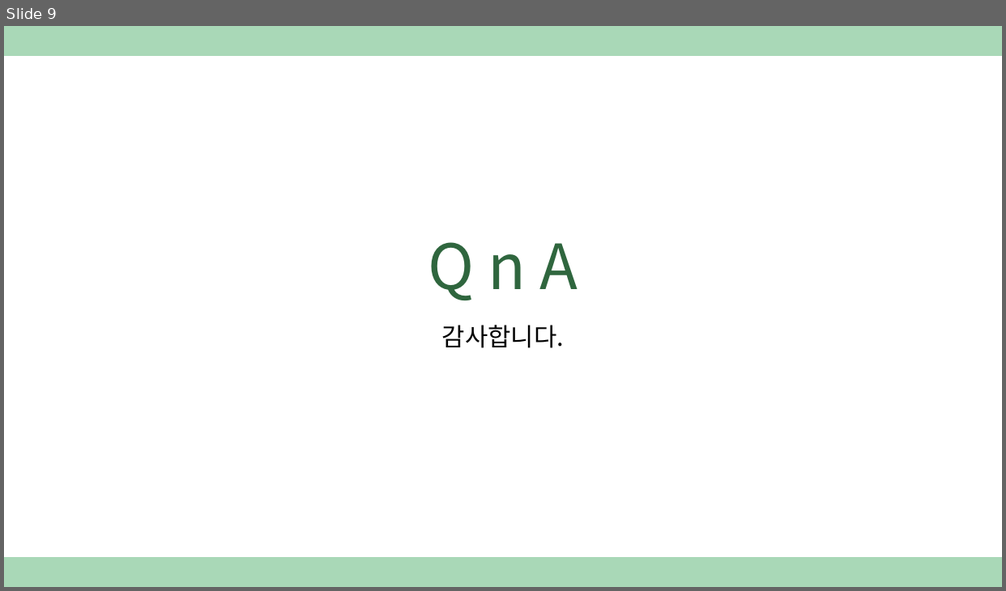
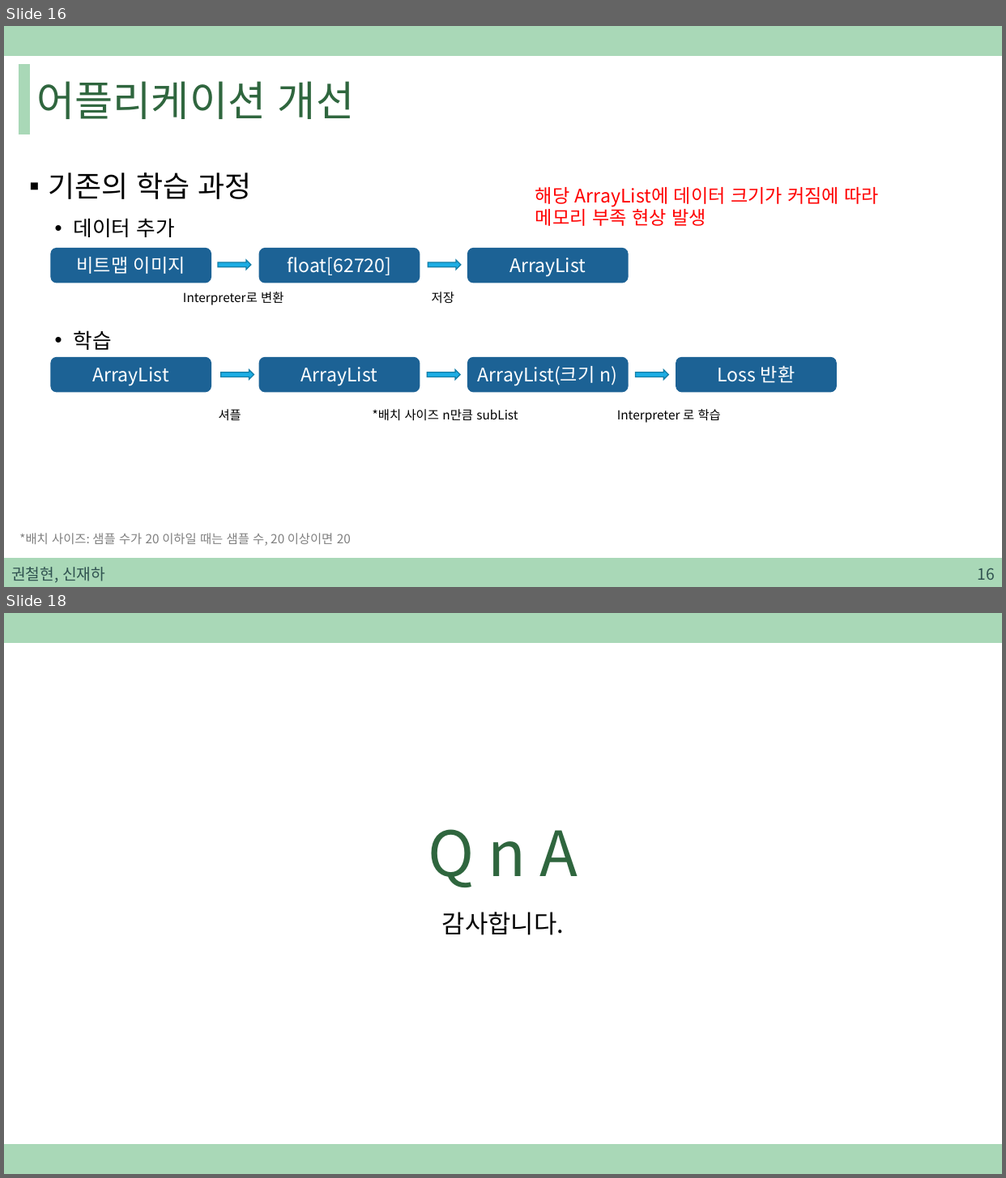
Before and after one commit to sjh4287/capston, a slide deck: 2022.02.11/권철현,신재하.pptx. Shown one above the other, each under a label of ours: slide 9 before the commit, slides 16 and 18 after it; the slides between them are not shown. The pictures are 1006x591 and 1006x1178 pixels, drawn with LibreOffice and Linux fonts; fonts in the diff are those of the drawing. Boxes give left, top, right and bottom in pixels: in the first picture for what was removed or moved away, otherwise in the second. Text is boxed around its words. In the diff, an @@ line names an element or a change of style, - is before the commit and + after.

```diff
--- a/2022.02.11/권철현,신재하.pptx
+++ b/2022.02.11/권철현,신재하.pptx
@@ slide 16 added at [4, 26, 1002, 587], background #FFFFFF; not listed: 1 template element that a slide beside it also shows @@
@@ rectangle added at [19, 65, 29, 134], fill #A9D8B7, outline #A9D8B7 1 pt @@
@@ title added at [37, 81, 354, 119], 40 pt, text #2F663E @@
+어플리케이션 개선
@@ text added at [48, 173, 251, 350], 28 pt, text #000000 @@
+▪ 기존의 학습 과정
+  • 데이터 추가
+  • 학습
@@ text added at [535, 187, 880, 226], 18 pt, text #FF0000 @@
+해당 ArrayList에 데이터 크기가 커짐에 따라 메모리 부족 현상 발생
@@ rounded rectangle added at [51, 248, 211, 283], fill #1D6294, outline #1D6294 1 pt, 18 pt, text #FFFFFF @@
+비트맵 이미지
@@ right arrow added at [218, 260, 251, 270], fill #1CADE4, outline #1580A9 1 pt @@
@@ rounded rectangle added at [259, 248, 420, 283], fill #1D6294, outline #1D6294 1 pt, 18 pt, text #FFFFFF @@
+float[62720]
@@ right arrow added at [428, 260, 461, 270], fill #1CADE4, outline #1580A9 1 pt @@
@@ rounded rectangle added at [468, 248, 629, 283], fill #1D6294, outline #1D6294 1 pt, 18 pt, text #FFFFFF @@
+ArrayList
@@ text added at [183, 292, 283, 305], 12 pt, text #000000 @@
+Interpreter로 변환
@@ text added at [432, 292, 454, 303], 12 pt, text #000000 @@
+저장
@@ rounded rectangle added at [51, 357, 211, 392], fill #1D6294, outline #1D6294 1 pt, 18 pt, text #FFFFFF @@
+ArrayList
@@ rounded rectangle added at [259, 357, 420, 392], fill #1D6294, outline #1D6294 1 pt, 18 pt, text #FFFFFF @@
+ArrayList
@@ rounded rectangle added at [468, 357, 629, 392], fill #1D6294, outline #1D6294 1 pt, 18 pt, text #FFFFFF @@
+ArrayList(크기 n)
@@ rounded rectangle added at [676, 357, 837, 392], fill #1D6294, outline #1D6294 1 pt, 18 pt, text #FFFFFF @@
+Loss 반환
@@ right arrow added at [221, 370, 254, 380], fill #1CADE4, outline #1580A9 1 pt @@
@@ right arrow added at [427, 370, 460, 380], fill #1CADE4, outline #1580A9 1 pt @@
@@ right arrow added at [636, 370, 669, 380], fill #1CADE4, outline #1580A9 1 pt @@
@@ text added at [219, 409, 241, 420], 12 pt, text #000000 @@
+셔플
@@ text added at [373, 409, 518, 421], 12 pt, text #000000 @@
+*배치 사이즈 n만큼 subList
@@ text added at [617, 409, 721, 423], 12 pt, text #000000 @@
+Interpreter 로 학습
@@ text added at [19, 533, 351, 546], 12 pt, text #808080 @@
+*배치 사이즈: 샘플 수가 20 이하일 때는 샘플 수, 20 이상이면 20
@@ rectangle added at [4, 559, 1002, 587], fill #A9D8B7, outline #A9D8B7 1 pt @@
@@ text added at [11, 567, 105, 583], 15 pt, text #305250 @@
+권철현, 신재하
@@ page number added at [977, 569, 994, 580], 15 pt, text #305250 @@
+16
@@ what was slide 9 is now slide 18 @@
```
Also in this commit, not shown: 4 slides changed, 8 other slides added, 3 other files.
